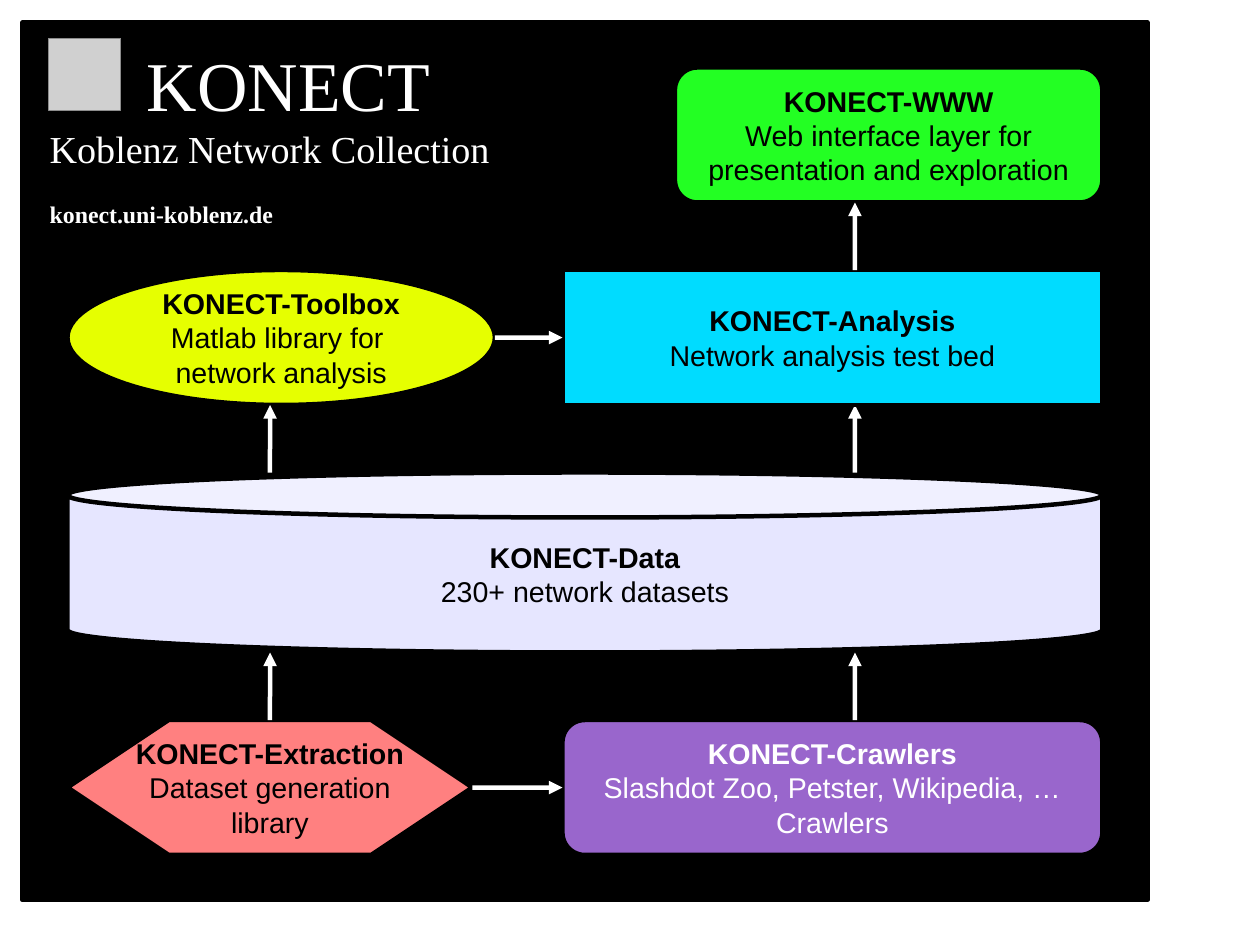
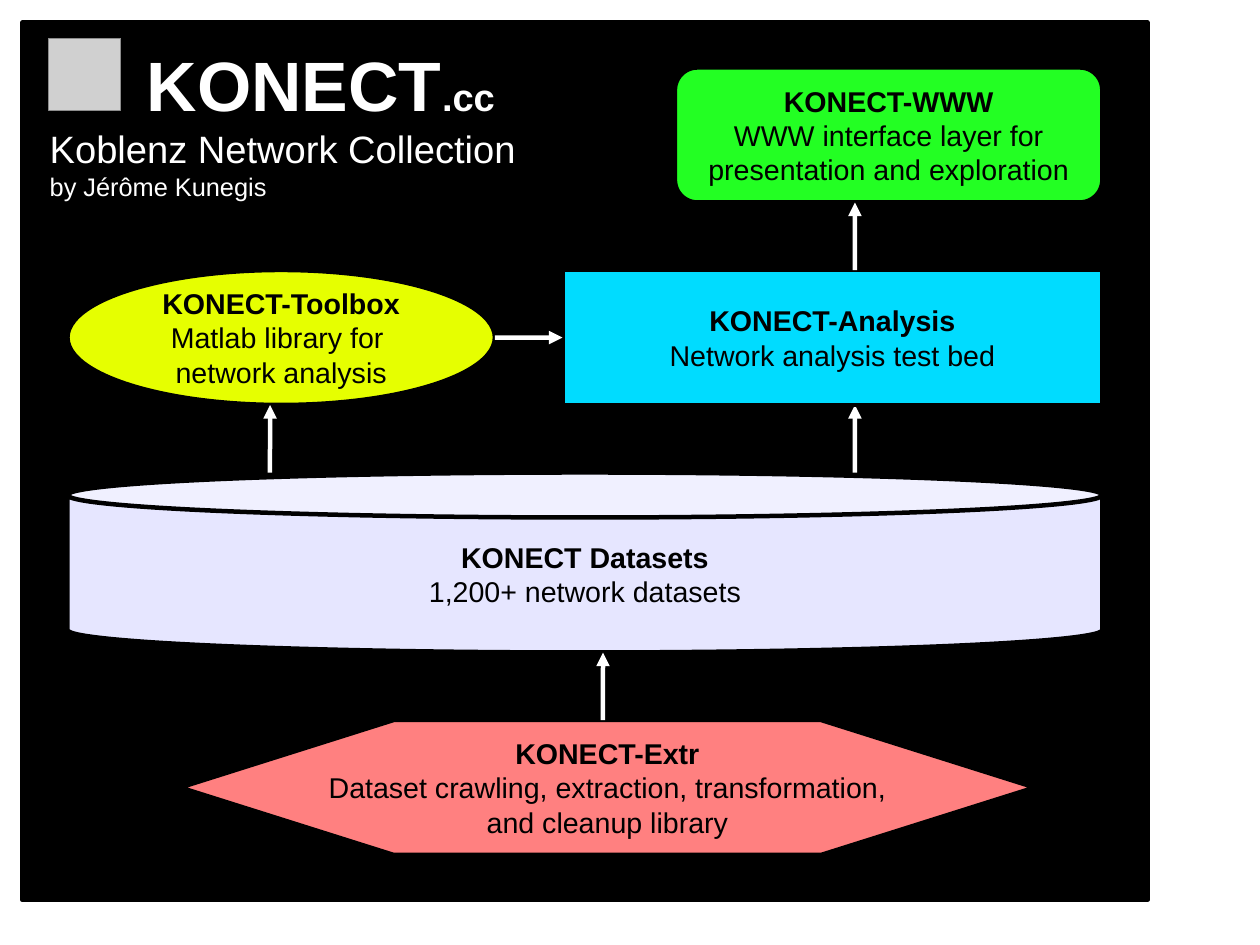
Before and after one commit to kunegis/konect-handbook, a slide deck: slide 1 of organization.odp. Drawn at 1260x945 pixels with LibreOffice and Linux fonts; fonts in the diff are those of the drawing; grey boxes stand for pictures. Boxes give left, top, right and bottom in pixels: in the first picture for what was removed or moved away, otherwise in the second. Text is boxed around its words. In the diff, an @@ line names an element or a change of style, - is before the commit and + after.

```diff
--- a/organization.odp
+++ b/organization.odp
@@ text at <box>147,62,495,112</box>: text changed; font Times New Roman to Arial; bold on @@
-KONECT
+KONECT.cc
@@ text at <box>50,135,515,164</box>: font Times New Roman to Arial in "Koblenz Network Collection" @@
@@ text in rounded rectangle at <box>734,125,1043,152</box>: text changed @@
-Web interface layer for
+WWW interface layer for
@@ text at <box>50,177,267,202</box>: text changed; size 15 to 16 pt; font Times New Roman to Arial; bold off @@
-konect.uni-koblenz.de
+by Jérôme Kunegis
@@ text in cylinder at <box>429,548,741,606</box>: text changed @@
-KONECT-Data
-230+ network datasets
+KONECT Datasets
+1,200+ network datasets
@@ arrow removed from (270, 720) to (270, 653) @@
@@ arrow moved from (855, 720) - (855, 653) to (604, 720) - (604, 653) @@
@@ hexagon removed at <box>67,720,472,855</box> @@
-KONECT-Extraction
-Dataset generation
-library
@@ hexagon added at <box>180,720,1035,855</box>, fill #FF8080, outline #000000 2.83 pt, 18 pt, text #000000 @@
+KONECT-Extr
+Dataset crawling, extraction, transformation,
+and cleanup library
@@ rounded rectangle removed at <box>563,720,1102,855</box> @@
-KONECT-Crawlers
-Slashdot Zoo, Petster, Wikipedia, …
-Crawlers
@@ arrow removed from (472, 788) to (563, 788) @@
```
Also in this commit, not shown: 4 other files.
